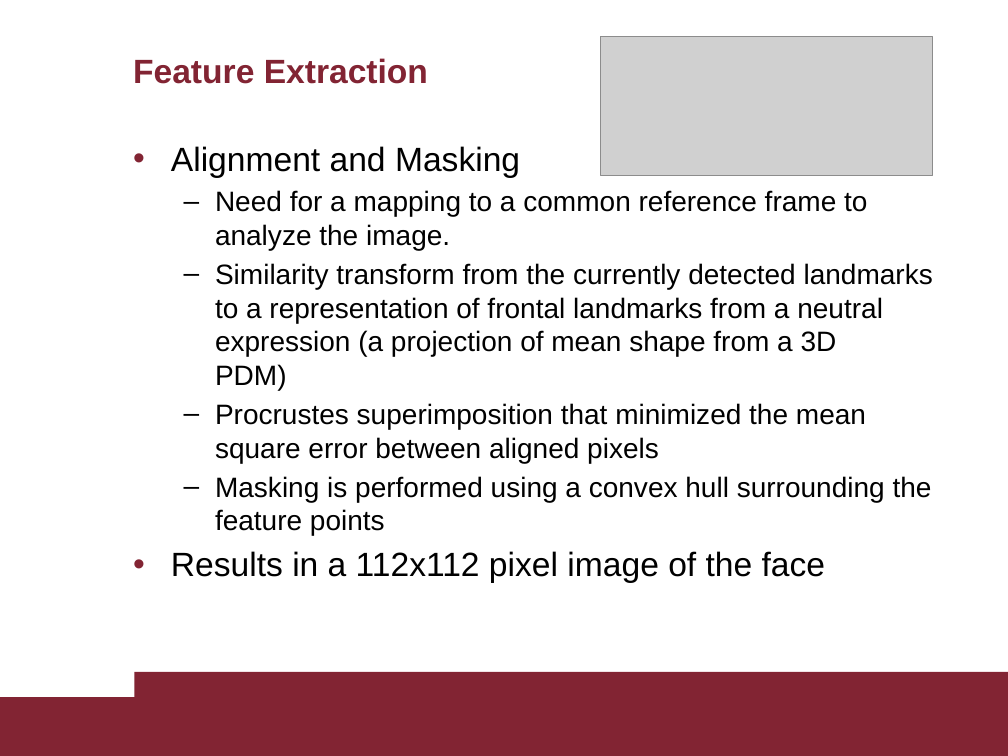
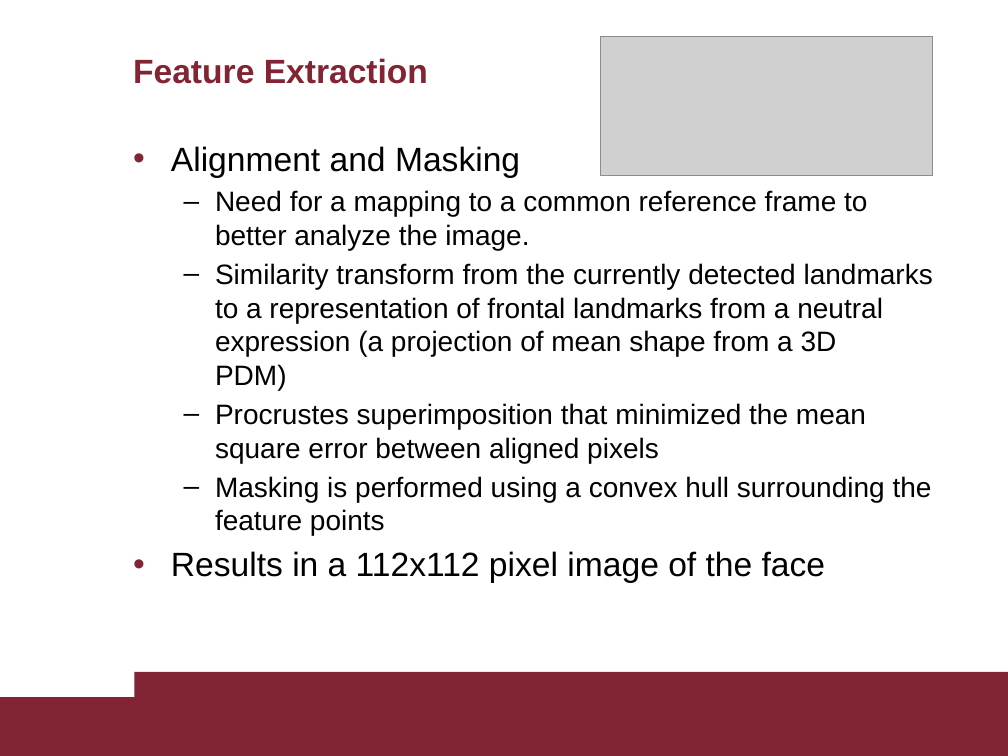
Before and after one commit to AscaL/thesis, a slide deck: slide 12 of Tesi Emanuele Orfanelli 1383726.pptx. Drawn at 1008x756 pixels with LibreOffice and Linux fonts; fonts in the diff are those of the drawing; grey boxes stand for pictures. Boxes give left, top, right and bottom in pixels: in the first picture for what was removed or moved away, otherwise in the second. Text is boxed around its words. In the diff, an @@ line names an element or a change of style, - is before the commit and + after.

```diff
--- a/Tesi Emanuele Orfanelli 1383726.pptx
+++ b/Tesi Emanuele Orfanelli 1383726.pptx
@@ text at <box>215,190,867,250</box>: text changed @@
-  – Need for a mapping to a common reference frame to analyze the image.
+  – Need for a mapping to a common reference frame to better analyze the image.
```
Also in this commit, not shown: 23 other slides changed, 4 other files.
